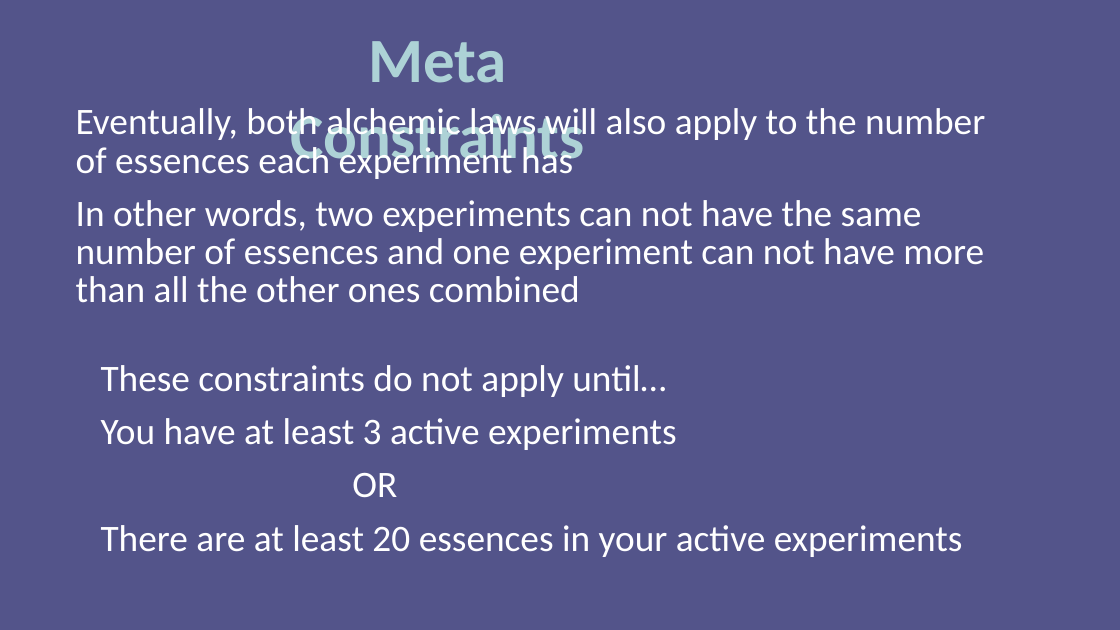
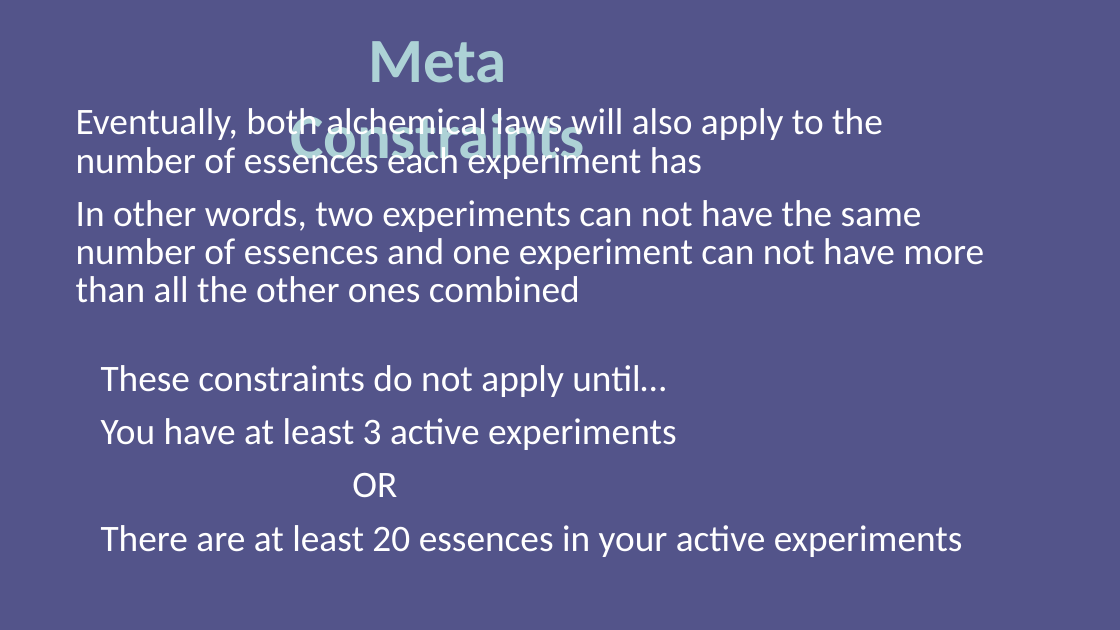
Before and after one commit to ninjacreeper47/Meriam-s-Trial, a slide deck: slide 4 of Assets/How to Play/Instructions.pptx. Drawn at 1120x630 pixels with LibreOffice and Linux fonts; fonts in the diff are those of the drawing. Boxes give left, top, right and bottom in pixels: in the first picture for what was removed or moved away, otherwise in the second. Text is boxed around its words. In the diff, an @@ line names an element or a change of style, - is before the commit and + after.

```diff
--- a/Assets/How to Play/Instructions.pptx
+++ b/Assets/How to Play/Instructions.pptx
@@ text at [76,108,883,179]: text changed @@
-Eventually, both alchemic laws will also apply to the number of essences each experiment has
+Eventually, both alchemical laws will also apply to the number of essences each experiment has
```
Also in this commit, not shown: 4 other slides changed, 6 other files.
